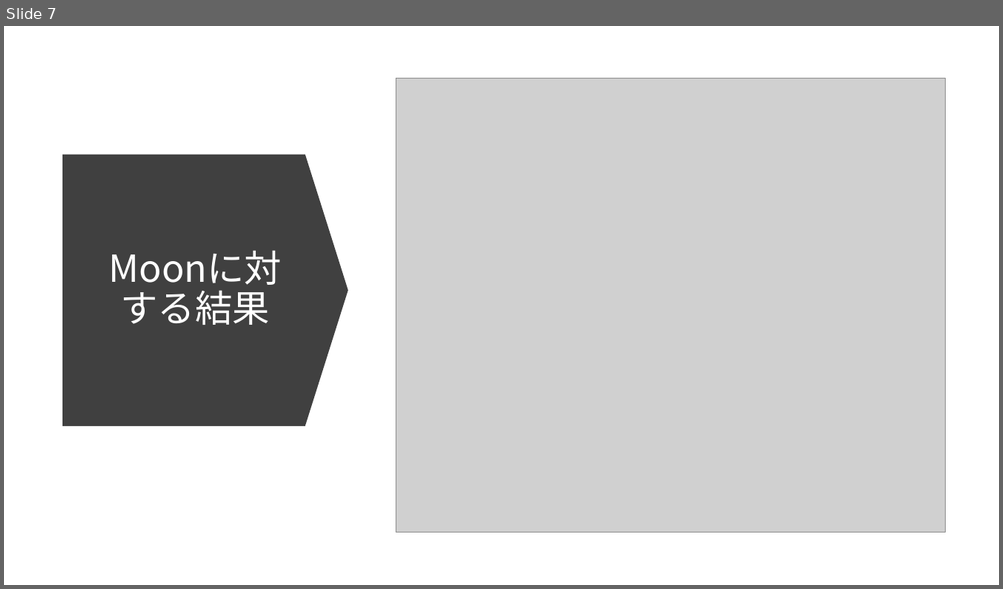
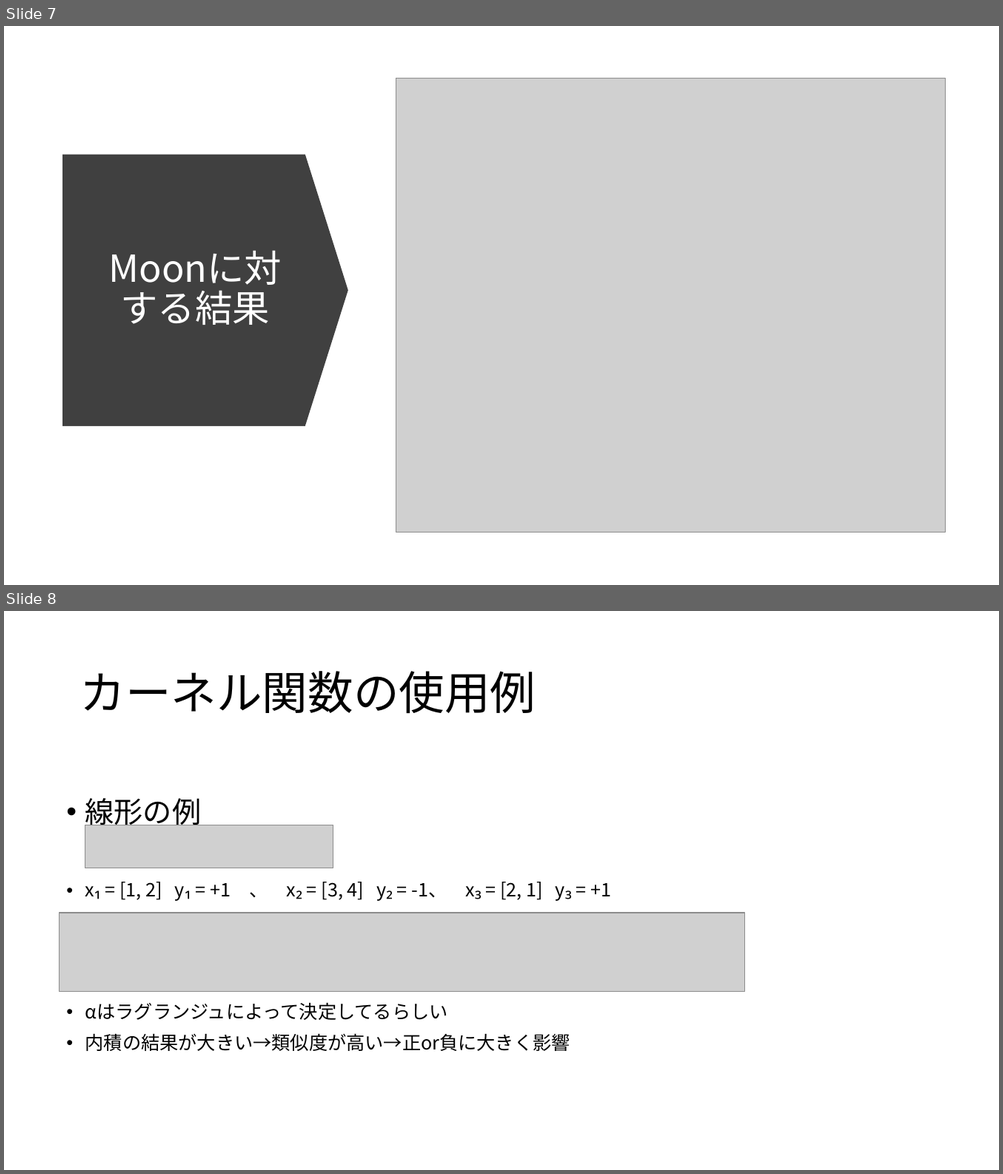
Before and after one commit to daidai-su/mySVM, a slide deck: デモスライド.pptx. Shown one above the other, each under a label of ours: slide 7 before the commit, slides 7 and 8 after it. The pictures are 1003x589 and 1003x1174 pixels, drawn with LibreOffice and Linux fonts; fonts in the diff are those of the drawing; grey boxes stand for pictures. Boxes give left, top, right and bottom in pixels: in the first picture for what was removed or moved away, otherwise in the second. Text is boxed around its words. In the diff, an @@ line names an element or a change of style, - is before the commit and + after.

```diff
--- a/デモスライド.pptx
+++ b/デモスライド.pptx
@@ slide 8 added at bbox=[4, 611, 999, 1170], background #FFFFFF @@
@@ title added at bbox=[79, 671, 535, 714], 44 pt, text #000000 @@
+カーネル関数の使用例
@@ text added at bbox=[85, 798, 611, 1051], 18 pt, text #000000 @@
+• 線形の例
+• x₁ = [1, 2] y₁ = +1 、 x₂ = [3, 4] y₂ = -1、 x₃ = [2, 1] y₃ = +1
+• αはラグランジュによって決定してるらしい
+• 内積の結果が大きい→類似度が高い→正or負に大きく影響
@@ picture added at bbox=[85, 825, 333, 869] @@
@@ picture added at bbox=[60, 913, 745, 991] @@
```
Also in this commit, not shown: 8 other slides added, 1 slide removed.
